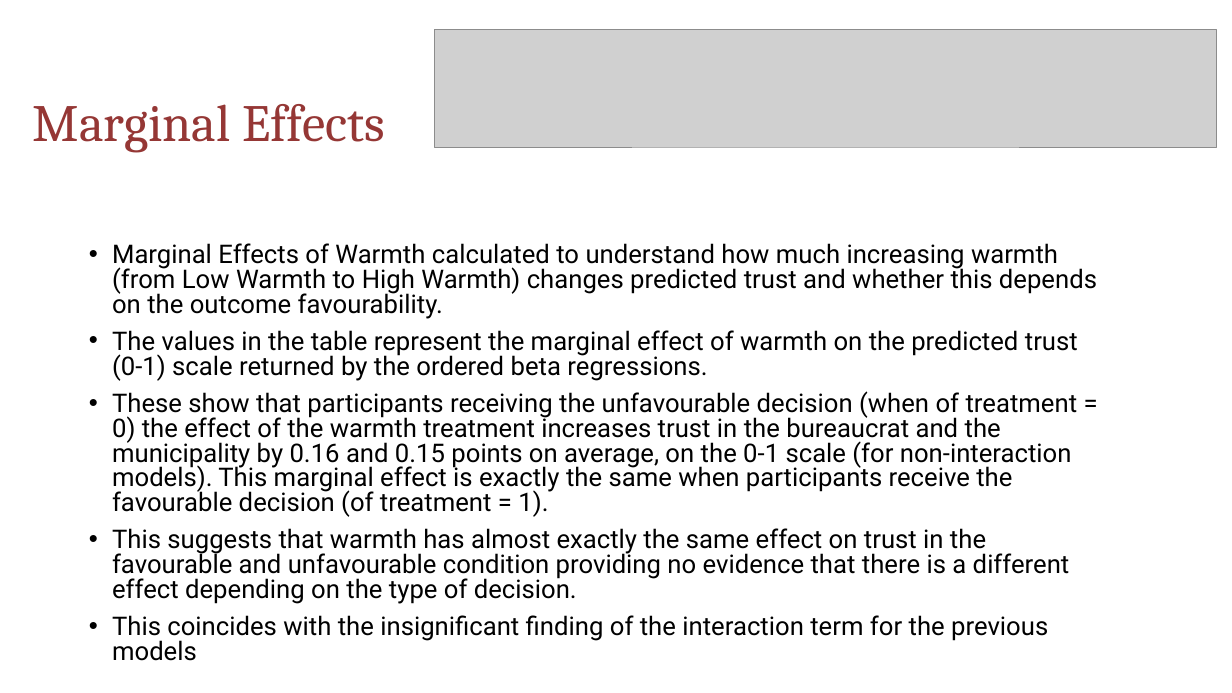
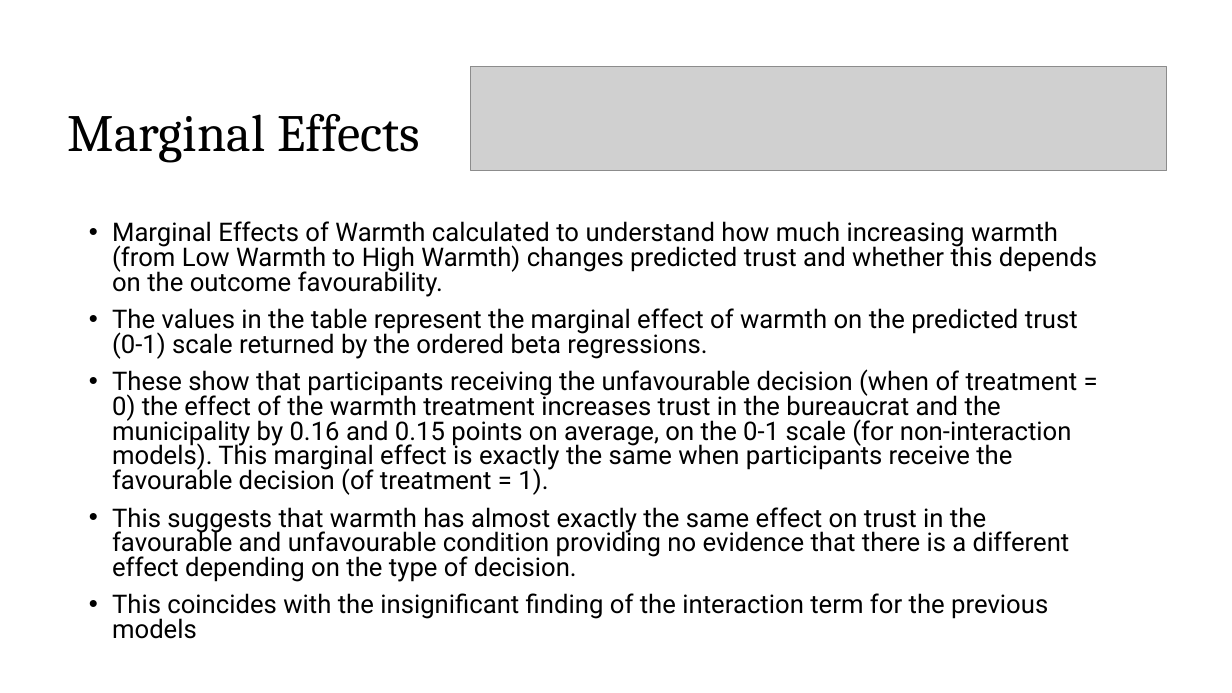
Before and after one commit to beattie1-oss/StatsII_2026, a slide deck: slide 10 of replication/my_answers/Can Warm Behavior Mitigate the Negative Effect.pptx. Drawn at 1232x693 pixels with LibreOffice and Linux fonts; fonts in the diff are those of the drawing; grey boxes stand for pictures. Boxes give left, top, right and bottom in pixels: in the first picture for what was removed or moved away, otherwise in the second. Text is boxed around its words. In the diff, an @@ line names an element or a change of style, - is before the commit and + after.

```diff
--- a/replication/my_answers/Can Warm Behavior Mitigate the Negative Effect.pptx
+++ b/replication/my_answers/Can Warm Behavior Mitigate the Negative Effect.pptx
@@ text "Marginal Effects": place and size @@
-text "Marginal Effects" at [33, 104, 385, 152]
+text "Marginal Effects" at [68, 114, 420, 162]
@@ text "Marginal Effects" at [68, 114, 420, 162]: text colour #953735 to #000000 @@
@@ picture: place and size @@
-picture at [434, 30, 1216, 147]
+picture at [471, 66, 1167, 170]
@@ text "Marginal Effects of Warmth calculated ...": place and size @@
-text "Marginal Effects of Warmth calculated ..." at [112, 243, 1097, 661]
+text "Marginal Effects of Warmth calculated ..." at [112, 221, 1097, 639]
```
Also in this commit, not shown: 2 other slides changed, 1 other file.
